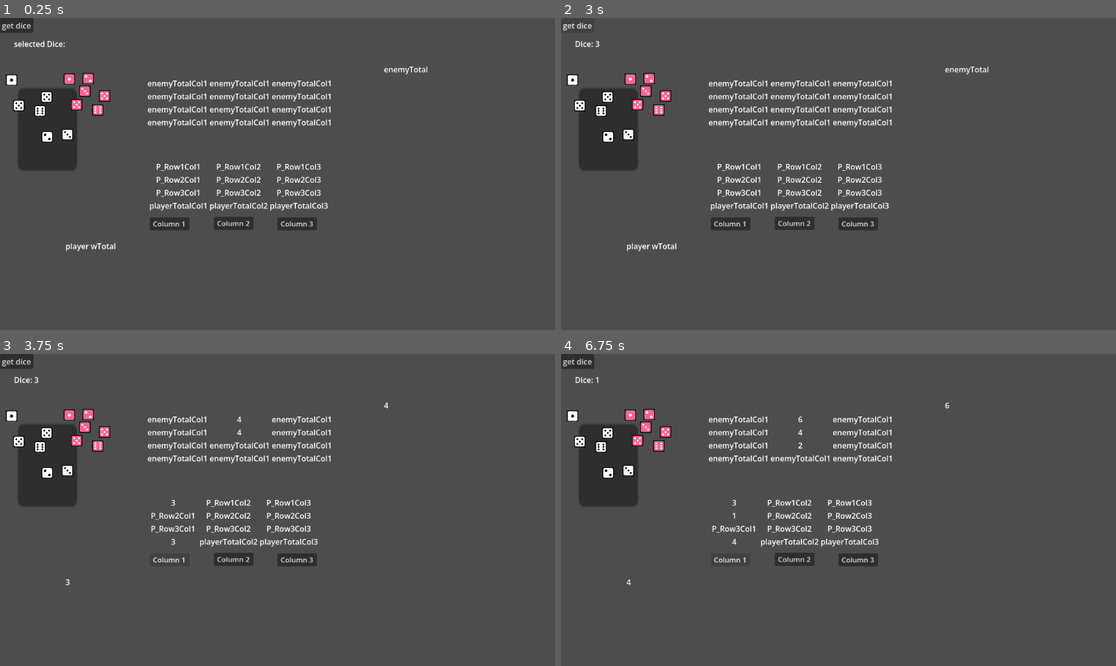
Above: before the commit, frames 1-4 (two rows, left to right).
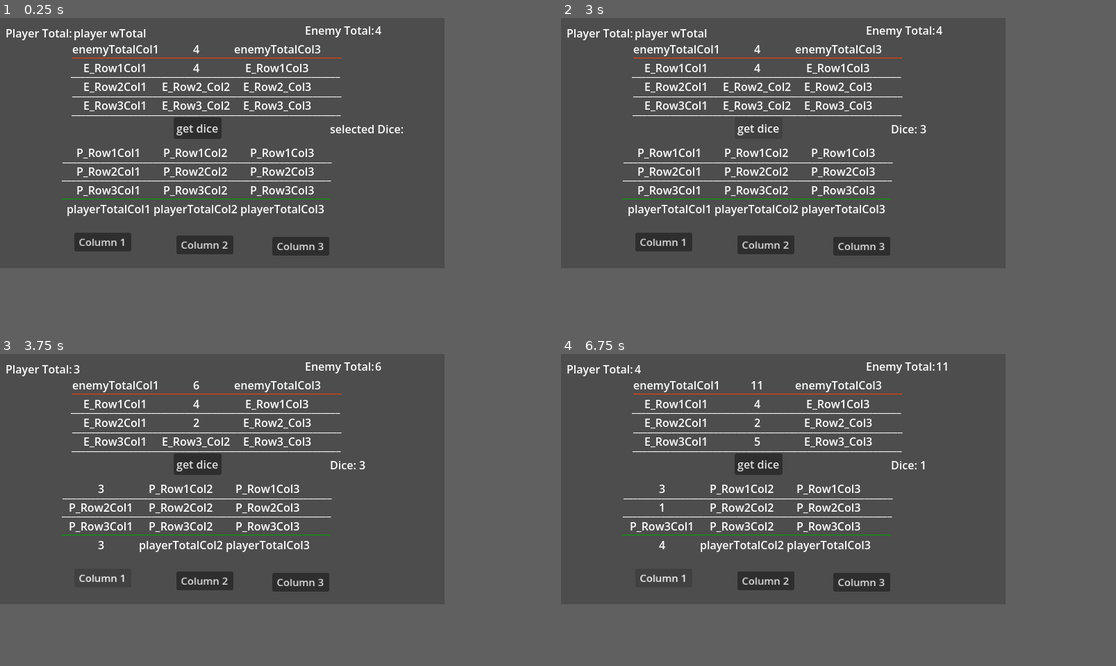
Above: after the commit, the same moments.

Repository: Freyjar/cotl-minigame
Game: Godot game, scene res://Scenes/Game.tscn
Same seed, same stepped clock (60 frames per second), same inputs: the game is played once before the commit and once after it. This scene is started directly instead of the project's main scene.
Inputs:
- Up to frame 1 (0.25 s): no input
- Up to frame 2 (3 s): click "Column 1" at 0.5 s; click "Column 2" at 1.25 s; click "Column 3" at 2 s; click "get dice" at 2.75 s
- Up to frame 3 (3.75 s): click "Column 1" at 3.5 s
- Up to frame 4 (6.75 s): click "Column 2" at 4.25 s; click "Column 3" at 5 s; click "get dice" at 5.75 s; click "Column 1" at 6.5 s
In our replay, the window is 799x449 before the commit and 640x360 after it. These sizes can differ from the game's own. Grey fills any space a smaller window leaves; there, only what the larger window draws over its background counts as a difference.

The runs differ from the first frame. In frame 1, 13% of the frame differs, in the area x 0-77%, y 0-77%; in frame 2, 12%; in frame 3, 11%; in frame 4, 11%.

Commit message:
added dice deletioon | check game state

Diff:
--- a/Scenes/Game.tscn
+++ b/Scenes/Game.tscn
@@ -1,6 +1,6 @@
 [gd_scene format=3 uid="uid://dl4f3d3qg7htd"]
 
-[ext_resource type="Script" uid="uid://bw0fvh3nuro3e" path="res://Scenes/mainController.gd" id="1_iukft"]
+[ext_resource type="Script" uid="uid://bw0fvh3nuro3e" path="res://Scripts/mainController.gd" id="1_iukft"]
 [ext_resource type="Texture2D" uid="uid://2o5qw0aouv6s" path="res://Sprites/PixelDice_White.png" id="2_j5yw3"]
 [ext_resource type="Texture2D" uid="uid://dma1nfkjv3ao" path="res://Sprites/PixelDice_Pink.png" id="3_kldst"]
 
@@ -9,52 +9,59 @@
 [node name="Control" type="Control" parent="." unique_id=58521286 node_paths=PackedStringArray("Player_Dice_Sprites", "Enemy_Dice_Sprites")]
 layout_mode = 3
 anchors_preset = 0
-offset_right = 1155.0
+offset_left = 1.0
+offset_right = 1156.0
 offset_bottom = 643.0
-grow_horizontal = 2
-grow_vertical = 2
 script = ExtResource("1_iukft")
 Player_Dice_Sprites = [NodePath("../Dice1"), NodePath("../Dice2"), NodePath("../Dice3"), NodePath("../Dice4"), NodePath("../Dice5"), NodePath("../Dice6")]
 Enemy_Dice_Sprites = [NodePath("../Dice_enemy1"), NodePath("../Dice_enemy2"), NodePath("../Dice_enemy3"), NodePath("../Dice_enemy4"), NodePath("../Dice_enemy5"), NodePath("../Dice_enemy6")]
 
-[node name="Panel" type="Panel" parent="Control" unique_id=254731489]
-layout_mode = 0
-offset_left = 37.0
-offset_top = 146.0
-offset_right = 74.96297
-offset_bottom = 179.39844
-scale = Vector2(3.2399998, 5.120001)
+[node name="playerTotalLabel" type="Label" parent="Control" unique_id=295397130]
+layout_mode = 0
+offset_left = 7.0
+offset_top = 10.0
+offset_right = 105.0
+offset_bottom = 33.0
+text = "Player Total:"
 
 [node name="playerTotal" type="Label" parent="Control" unique_id=1936128398 groups=["overall_total"]]
 layout_mode = 0
-offset_left = 136.0
-offset_top = 462.0
-offset_right = 241.0
-offset_bottom = 485.0
+offset_left = 105.0
+offset_top = 10.0
+offset_right = 210.0
+offset_bottom = 33.0
 text = "player wTotal"
 
 [node name="diceSelected" type="Label" parent="Control" unique_id=613553547 groups=["dice"]]
 layout_mode = 0
-offset_left = 29.0
-offset_top = 42.0
-offset_right = 134.0
-offset_bottom = 65.0
+offset_left = 474.0
+offset_top = 148.0
+offset_right = 581.0
+offset_bottom = 171.0
 text = "selected Dice:"
 
+[node name="enemyTotalLabel" type="Label" parent="Control" unique_id=2071962513]
+layout_mode = 0
+offset_left = 438.0
+offset_top = 6.0
+offset_right = 536.0
+offset_bottom = 29.0
+text = "Enemy Total:"
+
 [node name="enemyTotal" type="Label" parent="Control" unique_id=1525516143 groups=["overall_total"]]
 layout_mode = 0
-offset_left = 797.0
-offset_top = 95.0
-offset_right = 889.0
-offset_bottom = 118.0
+offset_left = 539.0
+offset_top = 6.0
+offset_right = 631.0
+offset_bottom = 29.0
 text = "enemyTotal"
 
 [node name="PlayerTable" type="GridContainer" parent="Control" unique_id=1695570530]
 layout_mode = 0
-offset_left = 310.0
-offset_top = 297.0
-offset_right = 681.0
-offset_bottom = 401.0
+offset_left = 95.0
+offset_top = 182.0
+offset_right = 466.0
+offset_bottom = 286.0
 columns = 3
 
 [node name="Player_R1C1" type="Label" parent="Control/PlayerTable" unique_id=1942926210 groups=["Player_Col1"]]
@@ -144,10 +151,10 @@
 [node name="EnemyTable" type="GridContainer" parent="Control" unique_id=897679045]
 custom_minimum_size = Vector2(300, 100)
 layout_mode = 0
-offset_left = 306.0
-offset_top = 124.0
-offset_right = 687.0
-offset_bottom = 228.0
+offset_left = 103.0
+offset_top = 33.0
+offset_right = 486.0
+offset_bottom = 137.0
 columns = 3
 
 [node name="Enemy_Col1Total" type="Label" parent="Control/EnemyTable" unique_id=1946099429 groups=["enemy_column_totals"]]
@@ -160,184 +167,253 @@
 [node name="Enemy_Col2Total" type="Label" parent="Control/EnemyTable" unique_id=1104136480 groups=["enemy_column_totals"]]
 custom_minimum_size = Vector2(100, 0)
 layout_mode = 2
-text = "enemyTotalCol1"
+text = "enemyTotalCol2"
 horizontal_alignment = 1
 vertical_alignment = 1
 
 [node name="Enemy_Col3Total" type="Label" parent="Control/EnemyTable" unique_id=1931166156 groups=["enemy_column_totals"]]
 custom_minimum_size = Vector2(100, 0)
 layout_mode = 2
-text = "enemyTotalCol1"
+text = "enemyTotalCol3"
 horizontal_alignment = 1
 vertical_alignment = 1
 
 [node name="Enemy_R1C1" type="Label" parent="Control/EnemyTable" unique_id=632244195 groups=["Enemy_Col1"]]
 custom_minimum_size = Vector2(100, 0)
 layout_mode = 2
-text = "enemyTotalCol1"
+text = "E_Row1Col1"
 horizontal_alignment = 1
 vertical_alignment = 1
 
 [node name="Enemy_R1C2" type="Label" parent="Control/EnemyTable" unique_id=1906933158 groups=["Enemy_Col2"]]
 custom_minimum_size = Vector2(100, 0)
 layout_mode = 2
-text = "enemyTotalCol1"
+text = "E_Row1Col2"
 horizontal_alignment = 1
 vertical_alignment = 1
 
 [node name="Enemy_R1C3" type="Label" parent="Control/EnemyTable" unique_id=115168544 groups=["Enemy_Col3"]]
 custom_minimum_size = Vector2(100, 0)
 layout_mode = 2
-text = "enemyTotalCol1"
+text = "E_Row1Col3"
 horizontal_alignment = 1
 vertical_alignment = 1
 
 [node name="Enemy_R2C1" type="Label" parent="Control/EnemyTable" unique_id=1260330724 groups=["Enemy_Col1"]]
 custom_minimum_size = Vector2(100, 0)
 layout_mode = 2
-text = "enemyTotalCol1"
+text = "E_Row2Col1"
 horizontal_alignment = 1
 vertical_alignment = 1
 
 [node name="Enemy_R2C2" type="Label" parent="Control/EnemyTable" unique_id=900006731 groups=["Enemy_Col2"]]
 custom_minimum_size = Vector2(100, 0)
 layout_mode = 2
-text = "enemyTotalCol1"
+text = "E_Row2_Col2"
 horizontal_alignment = 1
 vertical_alignment = 1
 
 [node name="Enemy_R2C3" type="Label" parent="Control/EnemyTable" unique_id=512854369 groups=["Enemy_Col3"]]
 custom_minimum_size = Vector2(100, 0)
 layout_mode = 2
-text = "enemyTotalCol1"
+text = "E_Row2_Col3"
 horizontal_alignment = 1
 vertical_alignment = 1
 
 [node name="Enemy_R3C1" type="Label" parent="Control/EnemyTable" unique_id=1970146556 groups=["Enemy_Col1"]]
 custom_minimum_size = Vector2(100, 0)
 layout_mode = 2
-text = "enemyTotalCol1"
+text = "E_Row3Col1"
 horizontal_alignment = 1
 vertical_alignment = 1
 
 [node name="Enemy_R3C2" type="Label" parent="Control/EnemyTable" unique_id=987294131 groups=["Enemy_Col2"]]
 custom_minimum_size = Vector2(100, 0)
 layout_mode = 2
-text = "enemyTotalCol1"
+text = "E_Row3_Col2"
 horizontal_alignment = 1
 vertical_alignment = 1
 
 [node name="Enemy_R3C3" type="Label" parent="Control/EnemyTable" unique_id=553691791 groups=["Enemy_Col3"]]
 custom_minimum_size = Vector2(100, 0)
 layout_mode = 2
-text = "enemyTotalCol1"
+text = "E_Row3_Col3"
 horizontal_alignment = 1
 vertical_alignment = 1
 
 [node name="Column1Button" type="Button" parent="Control" unique_id=404908436]
 layout_mode = 0
-offset_left = 311.0
-offset_top = 414.00003
-offset_right = 400.0
-offset_bottom = 445.00003
+offset_left = 106.00001
+offset_top = 309.0
+offset_right = 195.0
+offset_bottom = 340.0
 scale = Vector2(0.9217721, 0.86683697)
 text = "Column 1"
 
 [node name="Column2Button" type="Button" parent="Control" unique_id=1239256387]
 layout_mode = 0
-offset_left = 444.00006
-offset_top = 413.0
-offset_right = 533.00006
-offset_bottom = 444.0
+offset_left = 253.0
+offset_top = 313.0
+offset_right = 342.0
+offset_bottom = 344.0
 scale = Vector2(0.9217721, 0.86683697)
 text = "Column 2"
 
 [node name="Column3Button" type="Button" parent="Control" unique_id=1452217531]
 layout_mode = 0
-offset_left = 576.0
-offset_top = 414.0
-offset_right = 665.0
-offset_bottom = 445.0
+offset_left = 391.00003
+offset_top = 315.0
+offset_right = 480.00003
+offset_bottom = 346.0
 scale = Vector2(0.9217721, 0.86683697)
 text = "Column 3"
 
 [node name="getDiceButton" type="Button" parent="Control" unique_id=1786010786]
 layout_mode = 0
-offset_right = 8.0
-offset_bottom = 8.0
+offset_left = 249.0
+offset_top = 143.0
+offset_right = 318.0
+offset_bottom = 174.0
 text = "get dice"
 
 [node name="Dice1" type="Sprite2D" parent="." unique_id=1754799635]
-position = Vector2(24, 128)
+visible = false
+position = Vector2(559, 233)
 texture = ExtResource("2_j5yw3")
 region_enabled = true
 region_rect = Rect2(2, 1, 24, 24)
 
 [node name="Dice2" type="Sprite2D" parent="." unique_id=878612144]
-position = Vector2(98, 246)
+visible = false
+position = Vector2(584, 261)
 texture = ExtResource("2_j5yw3")
 region_enabled = true
 region_rect = Rect2(30, 1, 24, 24)
 
 [node name="Dice3" type="Sprite2D" parent="." unique_id=43533082]
-position = Vector2(140, 242)
+visible = false
+position = Vector2(608, 281)
 texture = ExtResource("2_j5yw3")
 region_enabled = true
 region_rect = Rect2(58, 2, 24, 24)
 
 [node name="Dice4" type="Sprite2D" parent="." unique_id=312588933]
-position = Vector2(39, 182)
+visible = false
+position = Vector2(606, 307)
 texture = ExtResource("2_j5yw3")
 region_enabled = true
 region_rect = Rect2(114, 2, 24, 24)
 
 [node name="Dice5" type="Sprite2D" parent="." unique_id=1789654325]
-position = Vector2(97, 164)
+visible = false
+position = Vector2(570, 293)
 texture = ExtResource("2_j5yw3")
 region_enabled = true
 region_rect = Rect2(114, 2, 24, 24)
 
 [node name="Dice6" type="Sprite2D" parent="." unique_id=596292696]
-position = Vector2(83, 193)
+visible = false
+position = Vector2(581, 328)
 texture = ExtResource("2_j5yw3")
 region_enabled = true
 region_rect = Rect2(142, 2, 24, 24)
 
 [node name="Dice_enemy1" type="Sprite2D" parent="." unique_id=1072442370]
-position = Vector2(144, 126)
+visible = false
+position = Vector2(571, 67)
 texture = ExtResource("3_kldst")
 region_enabled = true
 region_rect = Rect2(2, 1, 24, 24)
 
 [node name="Dice_enemy2" type="Sprite2D" parent="." unique_id=1469344492]
-position = Vector2(183, 125)
+visible = false
+position = Vector2(585, 96)
 texture = ExtResource("3_kldst")
 region_enabled = true
 region_rect = Rect2(30, 1, 24, 24)
 
 [node name="Dice_enemy3" type="Sprite2D" parent="." unique_id=1791480138]
-position = Vector2(176, 152)
+visible = false
+position = Vector2(599, 131)
 texture = ExtResource("3_kldst")
 region_enabled = true
 region_rect = Rect2(58, 2, 24, 24)
 
 [node name="Dice_enemy4" type="Sprite2D" parent="." unique_id=1148659080]
-position = Vector2(159, 180)
+visible = false
+position = Vector2(619, 190)
 texture = ExtResource("3_kldst")
 region_enabled = true
 region_rect = Rect2(114, 2, 24, 24)
 
 [node name="Dice_enemy5" type="Sprite2D" parent="." unique_id=670582280]
-position = Vector2(217, 162)
+visible = false
+position = Vector2(604, 162)
 texture = ExtResource("3_kldst")
 region_enabled = true
 region_rect = Rect2(114, 2, 24, 24)
 
 [node name="Dice_enemy6" type="Sprite2D" parent="." unique_id=678560987]
-position = Vector2(203, 191)
+visible = false
+position = Vector2(627, 221)
 texture = ExtResource("3_kldst")
 region_enabled = true
 region_rect = Rect2(142, 2, 24, 24)
+
+[node name="Label" type="Label" parent="." unique_id=8068242]
+modulate = Color(1, 0.25882354, 0, 1)
+offset_left = 104.0
+offset_top = 38.0
+offset_right = 492.0
+offset_bottom = 61.0
+text = "_________________________________________________________"
+
+[node name="Label2" type="Label" parent="." unique_id=248253024]
+modulate = Color(0.0054415907, 0.650359, 0, 1)
+offset_left = 88.0
+offset_top = 241.0
+offset_right = 476.0
+offset_bottom = 264.0
+text = "_________________________________________________________"
+
+[node name="Label3" type="Label" parent="." unique_id=1686359321]
+offset_left = 89.0
+offset_top = 215.0
+offset_right = 477.0
+offset_bottom = 238.0
+text = "_________________________________________________________"
+
+[node name="Label" type="Label" parent="Label3" unique_id=543679956]
+layout_mode = 0
+offset_left = 1.0
+offset_top = -26.0
+offset_right = 389.0
+offset_bottom = -3.0
+text = "_________________________________________________________"
+
+[node name="Label" type="Label" parent="Label3/Label" unique_id=1130417954]
+layout_mode = 0
+offset_left = 14.0
+offset_top = -95.0
+offset_right = 402.0
+offset_bottom = -72.0
+text = "_________________________________________________________"
+
+[node name="Label" type="Label" parent="Label3/Label/Label" unique_id=1747843183]
+layout_mode = 0
+offset_left = -2.0
+offset_top = -28.0
+offset_right = 386.0
+offset_bottom = -5.0
+text = "_________________________________________________________"
+
+[node name="Label" type="Label" parent="Label3/Label/Label/Label" unique_id=1475195584]
+layout_mode = 0
+offset_left = 1.0
+offset_top = 55.0
+offset_right = 389.0
+offset_bottom = 78.0
+text = "_________________________________________________________"
 
 [connection signal="pressed" from="Control/Column1Button" to="Control" method="_on_column1_pressed"]
 [connection signal="pressed" from="Control/Column2Button" to="Control" method="_on_column2_pressed"]
--- a/Scenes/MainMenu.tscn
+++ b/Scenes/MainMenu.tscn
@@ -19,10 +19,10 @@
 
 [node name="VBoxContainer" type="VBoxContainer" parent="MainMenu" unique_id=771709434]
 layout_mode = 0
-offset_left = 543.0
-offset_top = 260.0
-offset_right = 613.0
-offset_bottom = 361.0
+offset_left = 292.0
+offset_top = 116.0
+offset_right = 362.0
+offset_bottom = 217.0
 
 [node name="Start_Button" type="Button" parent="MainMenu/VBoxContainer" unique_id=845245231]
 layout_mode = 2
--- /dev/null
+++ b/Scenes/gameover.tscn
@@ -0,0 +1,26 @@
+[gd_scene format=3 uid="uid://d4a4mwq3wqvrj"]
+
+[node name="Node2D" type="Node2D" unique_id=215759828]
+
+[node name="Control" type="Control" parent="." unique_id=536008454]
+layout_mode = 3
+anchors_preset = 0
+offset_right = 40.0
+offset_bottom = 40.0
+
+[node name="Panel" type="Panel" parent="Control" unique_id=1295275690]
+layout_mode = 0
+offset_left = 39.0
+offset_top = 29.0
+offset_right = 587.0
+offset_bottom = 328.0
+
+[node name="Label" type="Label" parent="Control/Panel" unique_id=1821458797]
+layout_mode = 0
+offset_left = 226.0
+offset_top = 112.0
+offset_right = 346.0
+offset_bottom = 175.0
+text = "RESULT"
+horizontal_alignment = 1
+vertical_alignment = 1
--- a/Scenes/mainController.gd
+++ /dev/null
@@ -1,137 +0,0 @@
-extends Control
-
-
-@onready var Player_Col1 = get_tree().get_nodes_in_group("Player_Col1")
-@onready var Player_Col2 = get_tree().get_nodes_in_group("Player_Col2")
-@onready var Player_Col3 = get_tree().get_nodes_in_group("Player_Col3")
-@onready var Enemy_Col1 = get_tree().get_nodes_in_group("Enemy_Col1")
-@onready var Enemy_Col2 = get_tree().get_nodes_in_group("Enemy_Col2")
-@onready var Enemy_Col3 = get_tree().get_nodes_in_group("Enemy_Col3")
-
-@onready var playerTotal_Col1 = get_tree().get_nodes_in_group("column_totals")[0]
-@onready var playerTotal_Col2 = get_tree().get_nodes_in_group("column_totals")[1]
-@onready var playerTotal_Col3 = get_tree().get_nodes_in_group("column_totals")[2]
-
-@onready var enemyTotal_Col1 = get_tree().get_nodes_in_group("enemy_column_totals")[0]
-@onready var enemyTotal_Col2 = get_tree().get_nodes_in_group("enemy_column_totals")[1]
-@onready var enemyTotal_Col3 = get_tree().get_nodes_in_group("enemy_column_totals")[2]
-
-@onready var playerOverallTotal = get_tree().get_nodes_in_group("overall_total")[0]
-@onready var enemyOverallTotal = get_tree().get_nodes_in_group("overall_total")[1]
-
-@onready var dicenumber_selected = get_tree().get_nodes_in_group("dice")[0]
-
-@export_group("Player Dice")
-@export var Player_Dice_Sprites : Array[Sprite2D]
-@export_group("Enemy Dice")
-@export var Enemy_Dice_Sprites : Array[Sprite2D]
-
-var dicevalue = 0
-var haveDice = false
-var turn = ''
-
-func _ready():
-	print(playerTotal_Col1)
-	print(playerTotal_Col2)
-	print(playerTotal_Col3)
-	for Col in Player_Col1:
-		print(Col.text)
-
-func Calculate(column, columnTotal):
-
-	var count = {}
-	var score = 0
-	for col in column:
-		if !col.has_meta("value"):
-			continue
-
-		var v = col.get_meta("value")
-		if v in count:
-			count[v] += 1
-		else:
-			count[v] = 1
-		print("this is v", v)
-
-
-	for v in count:
-		var c = count[v]
-
-		if c == 1:
-			score += v
-		if c == 2:
-			score += (v + v) * 2
-		elif c == 3:
-			score += (v + v + v) * 3
-		print("this is the second loop c", c)
-		print("score is: ", score)
-		columnTotal.text = str(score)
-
-func CalculateOverallTotal(col1, col2, col3, overall_label):
-	var total = safe_int(col1) + safe_int(col2) + safe_int(col3)
-	overall_label.text = str(total)
-
-func safe_int(label):
-	return int(label.text) if label.text.is_valid_int() else 0
-
-func _on_getdice_pressed():
-	var num = randi_range(1, 6)
-	dicevalue = num
-	haveDice = true
-	print("Have Dice", haveDice)
-	print("Dice Value", dicevalue)
-	dicenumber_selected.text = "Dice: " + str(dicevalue)
-
-func column_button_pressed(column, column_total_label, overall_total_label):
-	for col in column:
-		if !col.has_meta("value") && haveDice:
-			col.set_meta("value", dicevalue)
-			haveDice = false
-			Calculate(column, column_total_label)
-			CalculateOverallTotal(playerTotal_Col1, playerTotal_Col2, playerTotal_Col3, overall_total_label)
-			col.text = str(dicevalue)
-			enemy_moves()
-			return
-
-func enemy_moves():
-	var enemy_dice = randi_range(1, 6)
-
-	var columns = [
-		[Enemy_Col1, enemyTotal_Col1],
-		[Enemy_Col2, enemyTotal_Col2],
-		[Enemy_Col3, enemyTotal_Col3]
-	]
-
-	var choice = columns[randi_range(0, 2)]
-
-	var column = choice[0]
-	var total_label = choice[1]
-
-	for col in column:
-		if !col.has_meta("value"):
-			col.set_meta("value", enemy_dice)
-			col.text = str(enemy_dice)
-
-			Calculate(column, total_label)
-
-			CalculateOverallTotal(
-				enemyTotal_Col1,
-				enemyTotal_Col2,
-				enemyTotal_Col3,
-				enemyOverallTotal
-			)
-
-			return
-
-
-
-##############################
-#Button functions
-##############################
-func _on_column1_pressed():
-	column_button_pressed(Player_Col1, playerTotal_Col1, playerOverallTotal)
-
-func _on_column2_pressed():
-	column_button_pressed(Player_Col2, playerTotal_Col2, playerOverallTotal)
-
-func _on_column3_pressed():
-	column_button_pressed(Player_Col3, playerTotal_Col3, playerOverallTotal)
--- a/Scripts/MainMenu.gd
+++ b/Scripts/MainMenu.gd
@@ -1,10 +1,10 @@
 extends Control
 
-func _on_start_button_pressed():
+func _on_start_button_pressed() -> void:
 	get_tree().change_scene_to_file("res://Scenes/Game.tscn")
 
-func _on_options_button_pressed():
+func _on_options_button_pressed() -> void:
 	get_tree().change_scene_to_file("res://Scenes/Options.tscn")
 
-func _on_quit_button_pressed():
+func _on_quit_button_pressed() -> void:
 	get_tree().quit()
--- /dev/null
+++ b/Scripts/mainController.gd
@@ -0,0 +1,234 @@
+extends Control
+
+
+@onready var Player_Col1: Array = get_tree().get_nodes_in_group("Player_Col1")
+@onready var Player_Col2: Array = get_tree().get_nodes_in_group("Player_Col2")
+@onready var Player_Col3: Array = get_tree().get_nodes_in_group("Player_Col3")
+@onready var Enemy_Col1: Array = get_tree().get_nodes_in_group("Enemy_Col1")
+@onready var Enemy_Col2: Array = get_tree().get_nodes_in_group("Enemy_Col2")
+@onready var Enemy_Col3: Array = get_tree().get_nodes_in_group("Enemy_Col3")
+
+@onready var playerTotal_Col1 = get_tree().get_nodes_in_group("column_totals")[0]
+@onready var playerTotal_Col2 = get_tree().get_nodes_in_group("column_totals")[1]
+@onready var playerTotal_Col3 = get_tree().get_nodes_in_group("column_totals")[2]
+
+@onready var enemyTotal_Col1 = get_tree().get_nodes_in_group("enemy_column_totals")[0]
+@onready var enemyTotal_Col2 = get_tree().get_nodes_in_group("enemy_column_totals")[1]
+@onready var enemyTotal_Col3 = get_tree().get_nodes_in_group("enemy_column_totals")[2]
+
+@onready var playerOverallTotal = get_tree().get_nodes_in_group("overall_total")[0]
+@onready var enemyOverallTotal = get_tree().get_nodes_in_group("overall_total")[1]
+
+@onready var dicenumber_selected = get_tree().get_nodes_in_group("dice")[0]
+
+@export_group("Player Dice")
+@export var Player_Dice_Sprites : Array[Sprite2D]
+@export_group("Enemy Dice")
+@export var Enemy_Dice_Sprites : Array[Sprite2D]
+
+var dicevalue : int = 0
+var haveDice : bool = false
+var turn : String = ''
+
+func _ready():
+	var turnrand = randi_range(1,2)
+	print(turnrand)
+	if(turnrand == 1):
+		print("player turn")
+		turn = 'player'
+	elif(turnrand == 2):
+		print("enemy turn")
+		turn = 'enemy'
+
+	if(turn == 'enemy'):
+		enemy_moves()
+
+func Calculate(column, columnTotal):
+
+	var count = {}
+	var score = 0
+	for col in column:
+		if !col.has_meta("value"):
+			continue
+
+		var v = col.get_meta("value")
+		if v in count:
+			count[v] += 1
+		else:
+			count[v] = 1
+		#print("this is v", v)
+
+
+	for v in count:
+		var c = count[v]
+
+		if c == 1:
+			score += v
+		elif c == 2:
+			score += (v + v) * 2
+		elif c == 3:
+			score += (v + v + v) * 3
+		#print("this is the second loop c", c)
+		#print("score is: ", score)
+	columnTotal.text = str(score)
+
+func CalculateOverallTotal(col1, col2, col3, overall_label):
+	var total = safe_int(col1) + safe_int(col2) + safe_int(col3)
+	overall_label.text = str(total)
+
+func safe_int(label):
+	return int(label.text) if label.text.is_valid_int() else 0
+
+func _on_getdice_pressed():
+	var num = randi_range(1, 6)
+	dicevalue = num
+	haveDice = true
+	dicenumber_selected.text = "Dice: " + str(dicevalue)
+
+func column_button_pressed(column, column_total_label, overall_total_label):
+	var opposingcolumn: Array
+	var opposingcolumn_total
+	if(column == Player_Col1):
+		opposingcolumn = Enemy_Col1
+		opposingcolumn_total = enemyTotal_Col1
+	elif (column == Player_Col2):
+		opposingcolumn = Enemy_Col2
+		opposingcolumn_total = enemyTotal_Col2
+	elif (column == Player_Col3):
+		opposingcolumn = Enemy_Col3
+		opposingcolumn_total = enemyTotal_Col3
+
+	for col in column:
+		if !col.has_meta("value") && haveDice && turn == 'player':
+			col.set_meta("value", dicevalue)
+			deleteDice(dicevalue, opposingcolumn, opposingcolumn_total)
+			haveDice = false
+			turn = 'enemy'
+			Calculate(column, column_total_label)
+			CalculateOverallTotal(playerTotal_Col1, playerTotal_Col2, playerTotal_Col3, overall_total_label)
+			col.text = str(dicevalue)
+
+			turn = "enemy"
+			check_endGame(playerOverallTotal, enemyOverallTotal)
+			enemy_moves()
+			return
+
+
+func enemy_moves():
+	var enemy_dice = randi_range(1, 6)
+	var columns = [
+		[Enemy_Col1, enemyTotal_Col1],
+		[Enemy_Col2, enemyTotal_Col2],
+		[Enemy_Col3, enemyTotal_Col3]
+	]
+	#choosing from the list of columns ^^^
+	var choice = columns[randi_range(0, 2)]
+	#assigning chosen column values to variables
+	var column = choice[0]
+	var total_label = choice[1]
+	var column_full = true
+
+	var opposingcolumn: Array
+	var opposingcolumn_total
+	if(column == Enemy_Col1):
+		opposingcolumn = Player_Col1
+		opposingcolumn_total = playerTotal_Col1
+	elif (column == Enemy_Col2):
+		opposingcolumn = Player_Col2
+		opposingcolumn_total = playerTotal_Col2
+	elif (column == Enemy_Col3):
+		opposingcolumn = Player_Col3
+		opposingcolumn_total = playerTotal_Col3
+
+	#reassign if the column doesn't have space
+	for col in column:
+		if !col.has_meta("value"):
+			column_full = false
+			break
+
+	if(column_full):
+		enemy_moves()
+
+	for col in column:
+		if !col.has_meta("value"):
+			col.set_meta("value", enemy_dice)
+			col.text = str(enemy_dice)
+
+			deleteDice(enemy_dice, opposingcolumn, opposingcolumn_total)
+			Calculate(column, total_label)
+
+			CalculateOverallTotal(
+				enemyTotal_Col1,
+				enemyTotal_Col2,
+				enemyTotal_Col3,
+				enemyOverallTotal
+			)
+			turn = "player"
+			check_endGame(playerOverallTotal, enemyOverallTotal)
+			return
+
+func deleteDice(dice, opposingcolumn, opposingcolumn_total):
+
+	#first get the dice
+	#second get the opposing column
+	#FOR LOOP OPPOSING COLUMN TO CHECK IF THE DIE IS EQUAL TO ANY
+	#IF IT IS EQUAL TO ANY: DELETE THE OPPOSING COLUMN
+
+	for col in opposingcolumn:
+		if col.has_meta("value") && col.get_meta("value") == dice:
+			col.remove_meta("value")
+			col.text = ""
+			Calculate(opposingcolumn, opposingcolumn_total)
+
+			CalculateOverallTotal(
+				enemyTotal_Col1,
+				enemyTotal_Col2,
+				enemyTotal_Col3,
+				enemyOverallTotal
+			)
+			CalculateOverallTotal(
+				playerTotal_Col1,
+				playerTotal_Col2,
+				playerTotal_Col3,
+				playerOverallTotal
+			)
+			print('deleted', opposingcolumn)
+
+
+
+func check_endGame(playertotal, enemytotal) -> void:
+	print("check please")
+	if all_columns_full(Player_Col1, Player_Col2, Player_Col3):
+		print("gameend player1 board full")
+	if all_columns_full(Enemy_Col1, Enemy_Col2, Enemy_Col3):
+		print("gameend enemy board full")
+
+	if(safe_int(playertotal) > safe_int(enemytotal)):
+		print("player wins")
+	else:
+		print("enemy wins")
+
+func all_columns_full(col1, col2, col3):
+	for col in col1:
+		if !col.has_meta("value"):
+			return false
+	for col in col2:
+		if !col.has_meta("value"):
+			return false
+	for col in col3:
+		if !col.has_meta("value"):
+			return false
+	return true
+
+
+##############################
+#Button functions
+##############################
+func _on_column1_pressed():
+	column_button_pressed(Player_Col1, playerTotal_Col1, playerOverallTotal)
+
+func _on_column2_pressed():
+	column_button_pressed(Player_Col2, playerTotal_Col2, playerOverallTotal)
+
+func _on_column3_pressed():
+	column_button_pressed(Player_Col3, playerTotal_Col3, playerOverallTotal)
--- a/project.godot
+++ b/project.godot
@@ -12,8 +12,19 @@
 
 config/name="cotl-dicegame"
 run/main_scene="res://Scenes/MainMenu.tscn"
-config/features=PackedStringArray("4.6", "GL Compatibility")
+config/features=PackedStringArray("4.7", "GL Compatibility")
 config/icon="res://icon.svg"
+
+[debug]
+
+gdscript/warnings/untyped_declaration=1
+
+[display]
+
+window/size/viewport_width=640
+window/size/viewport_height=360
+window/stretch/mode="canvas_items"
+window/stretch/scale_mode="integer"
 
 [physics]
 
Renamed: Scenes/mainController.gd.uid -> Scripts/mainController.gd.uid
Binary file added: Sprites/firstdude.aseprite
